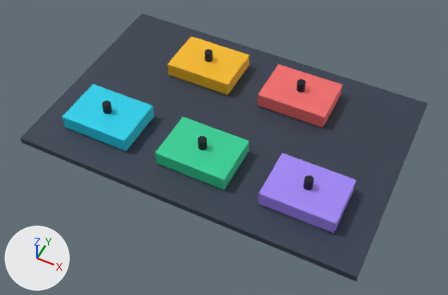
Before and after pictures for a commit that changed the glTF model public/models/hardware/sensor-pack.glb.
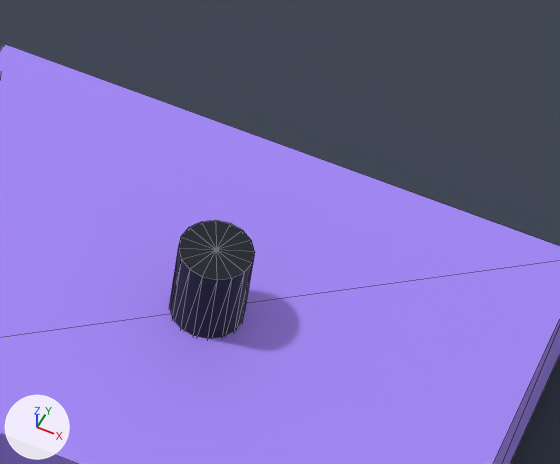
The first picture shows the older version from a 50 mm camera at (4.54, -9.37, 10.74) aimed at (0.21, -0.71, -0.08). The close-ups show the older and then the newer version on the part from 63% to 79% of the width and 50% to 70% of the height of that picture. Only the edits that show in the close-ups are written down. Lighting does not change. The marker at lower left points along +X, +Y and +Z. The close-ups show mesh edges as thin lines. Where no turn or scale is listed for an object, it has been applied to the vertices.

The first close-up shows 'Sensor carrier', 'TDS module', 'TDS module connector'.
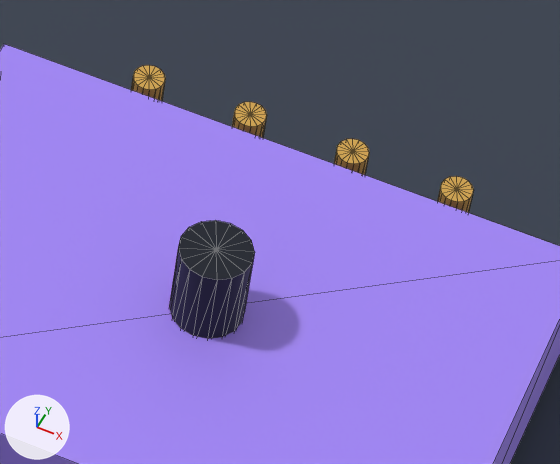
Location of each change, (x1, y1, x2, y2) in pixels of the close-ups (560 x 464 px):
'TDS module pin 4', added (orange)
    after: (437, 176, 473, 213)
'TDS module pin 3', added (orange)
    after: (334, 139, 369, 175)
'TDS module pin 2', added (orange)
    after: (232, 102, 267, 138)
'TDS module pin 1', added (orange)
    after: (131, 65, 165, 101)

What changed in the scene script:
```text
Add mat_material_13:
    mat_material_13 = principled_material('Material_13')
    mat_material_13.base_color = (0.386, 0.258, 0.956)  # purple #a78bfa
    mat_material_13.metallic = 0.2
    mat_material_13.roughness = 0.6
Add mat_material_18:
    mat_material_18 = principled_material('Material_18')
    mat_material_18.base_color = (0.672, 0.392, 0.0782)  # orange #d6a84f
    mat_material_18.metallic = 0.2
    mat_material_18.roughness = 0.6
Add mat_material_17:
    mat_material_17 = principled_material('Material_17')
    mat_material_17.base_color = (0.672, 0.392, 0.0782)  # orange #d6a84f
    mat_material_17.metallic = 0.2
    mat_material_17.roughness = 0.6
Add mat_material_16:
    mat_material_16 = principled_material('Material_16')
    mat_material_16.base_color = (0.672, 0.392, 0.0782)  # orange #d6a84f
    mat_material_16.metallic = 0.2
    mat_material_16.roughness = 0.6
Add mat_material_15:
    mat_material_15 = principled_material('Material_15')
    mat_material_15.base_color = (0.672, 0.392, 0.0782)  # orange #d6a84f
    mat_material_15.metallic = 0.2
    mat_material_15.roughness = 0.6
Change me_mesh_5:
    where me_mesh_5.from_pydata(...)  # 8 vertices, 12 faces; spans x -0.85..0.85, y -0.62..0.62, z -0.17..0.17
    remove me_mesh_5.materials.append(mat_material_5)  # purple #a78bfa
    add me_mesh_5.materials.append(mat_material_13)  # purple #a78bfa
Add me_mesh_18:
    me_mesh_18.from_pydata(...)  # 36 vertices, 64 faces; spans x -0.045..0.045, y -0.045..0.045, z -0.14..0.14
    me_mesh_18.materials.append(mat_material_18)  # orange #d6a84f
Add me_mesh_17:
    me_mesh_17.from_pydata(...)  # 36 vertices, 64 faces; spans x -0.045..0.045, y -0.045..0.045, z -0.14..0.14
    me_mesh_17.materials.append(mat_material_17)  # orange #d6a84f
Add me_mesh_16:
    me_mesh_16.from_pydata(...)  # 36 vertices, 64 faces; spans x -0.045..0.045, y -0.045..0.045, z -0.14..0.14
    me_mesh_16.materials.append(mat_material_16)  # orange #d6a84f
Add me_mesh_15:
    me_mesh_15.from_pydata(...)  # 36 vertices, 64 faces; spans x -0.045..0.045, y -0.045..0.045, z -0.14..0.14
    me_mesh_15.materials.append(mat_material_15)  # orange #d6a84f
Add ob_tds_module_pin_4:
    ob_tds_module_pin_4 = bpy.data.objects.new('TDS module pin 4', me_mesh_18)
    ob_tds_module_pin_4.location = (2.95, -0.63, 0.3)
Add ob_tds_module_pin_3:
    ob_tds_module_pin_3 = bpy.data.objects.new('TDS module pin 3', me_mesh_17)
    ob_tds_module_pin_3.location = (2.65, -0.63, 0.3)
Add ob_tds_module_pin_2:
    ob_tds_module_pin_2 = bpy.data.objects.new('TDS module pin 2', me_mesh_16)
    ob_tds_module_pin_2.location = (2.35, -0.63, 0.3)
Add ob_tds_module_pin_1:
    ob_tds_module_pin_1 = bpy.data.objects.new('TDS module pin 1', me_mesh_15)
    ob_tds_module_pin_1.location = (2.05, -0.63, 0.3)
```
